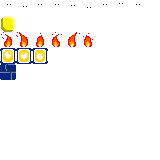
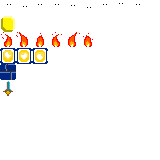
Comparing the layer stacks of the two (160, 160) images. Changes:
painted on "spritesheet.xpm" over [3, 81, 13, 96]
